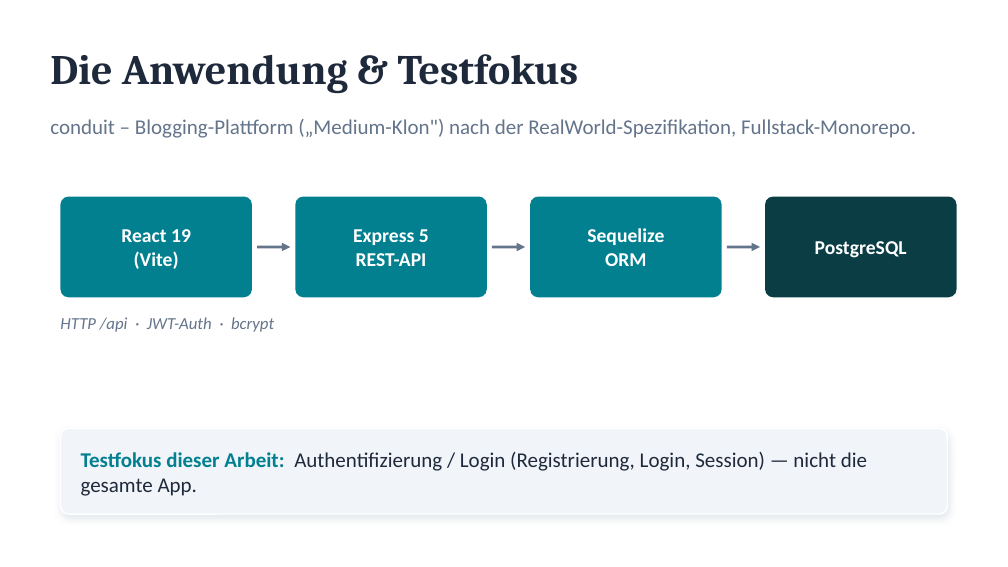
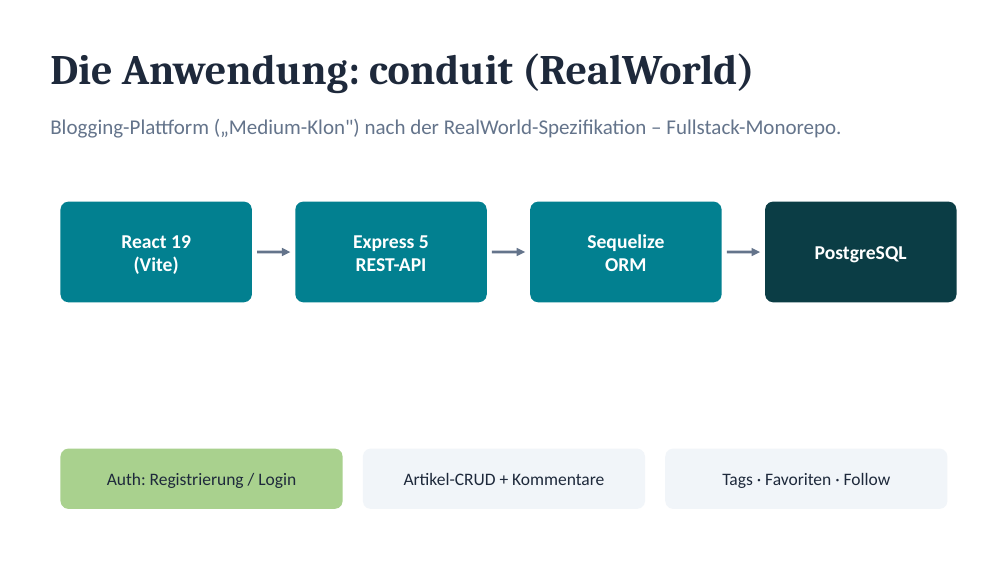
Before and after one commit to Lolo169169/wat4-2026ss-bb-zauner-seybold, a slide deck: slide 2 of PRESENTATION.pptx (slide 3 before the commit). Drawn at 1008x567 pixels with LibreOffice and Linux fonts; fonts in the diff are those of the drawing. Boxes give left, top, right and bottom in pixels: in the first picture for what was removed or moved away, otherwise in the second. Text is boxed around its words. In the diff, an @@ line names an element or a change of style, - is before the commit and + after.

```diff
--- a/PRESENTATION.pptx
+++ b/PRESENTATION.pptx
@@ text at <box>50,53,754,94</box>: text changed @@
-Die Anwendung & Testfokus
+Die Anwendung: conduit (RealWorld)
@@ text at <box>50,119,841,138</box>: text changed @@
-conduit – Blogging-Plattform („Medium-Klon") nach der RealWorld-Spezifikation, Fullstack-Monorepo.
+Blogging-Plattform („Medium-Klon") nach der RealWorld-Spezifikation – Fullstack-Monorepo.
@@ 4 texts, 4 rounded rectangles, 3 arrows: place and size @@
-4 texts, 4 rounded rectangles, 3 arrows at <box>60,197,957,297</box>
+4 texts, 4 rounded rectangles, 3 arrows at <box>60,202,957,302</box>
@@ text removed at <box>60,317,274,332</box> @@
-HTTP /api · JWT-Auth · bcrypt
@@ rounded rectangle: place and size @@
-rounded rectangle at <box>60,428,948,514</box>
+rounded rectangle at <box>60,449,343,509</box>
@@ rounded rectangle at <box>60,449,343,509</box>: fill #F1F5F9 to #A9D18E; outline #FFFFFF 1 pt to none; shadow off; proportions changed @@
@@ rounded rectangle added at <box>363,449,645,509</box>, fill #F1F5F9 @@
@@ rounded rectangle added at <box>665,449,948,509</box>, fill #F1F5F9 @@
@@ text at <box>107,473,296,488</box>: text changed; size 15 to 12.5 pt @@
-Testfokus dieser Arbeit: Authentifizierung / Login (Registrierung, Login, Session) — nicht die gesamte App.
+Auth: Registrierung / Login
@@ text added at <box>404,473,604,485</box>, 12.5 pt, text #1E293B @@
+Artikel-CRUD + Kommentare
@@ text added at <box>722,473,891,488</box>, 12.5 pt, text #1E293B @@
+Tags · Favoriten · Follow
```
Also in this commit, not shown: 4 other slides changed, 4 slides added, 5 slides removed.
